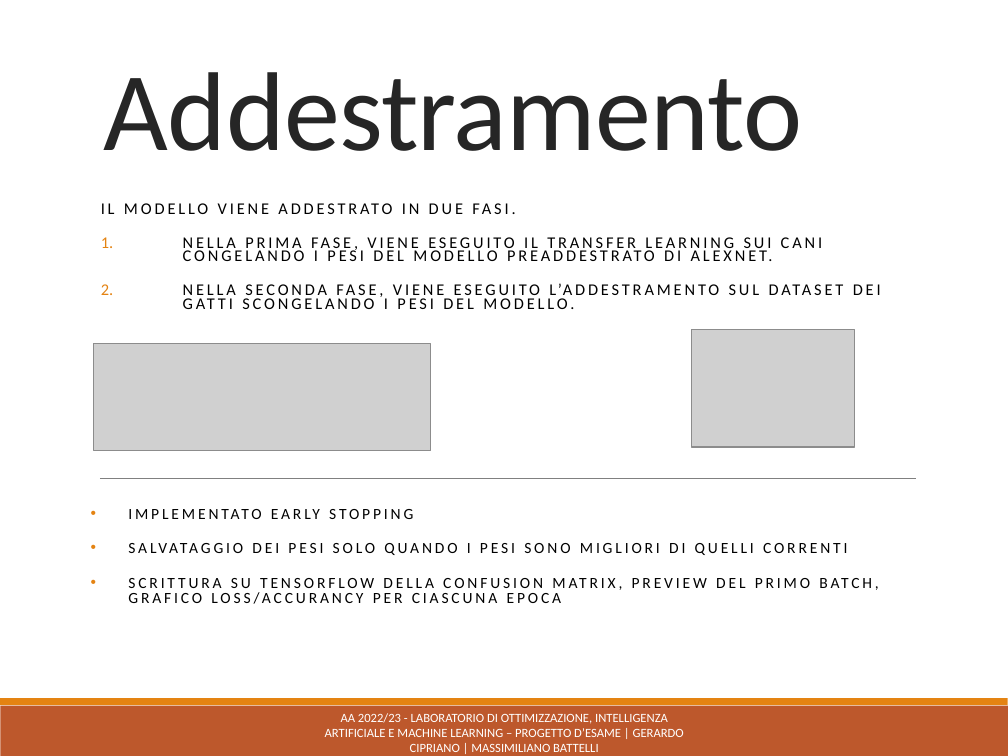
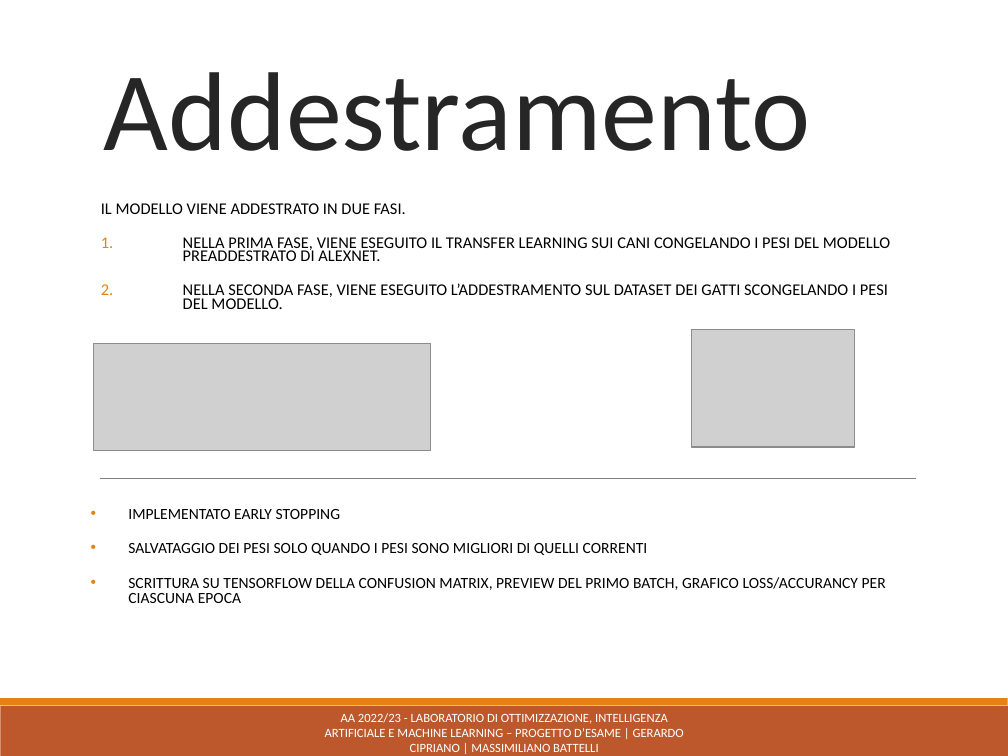
Before and after one commit to gerardocipriano/Cerberus-Dog-Breed-Classification-and-Body-Localization-PyTorch, a slide deck: slide 5 of progetto_cerberus.pptx. Drawn at 1008x756 pixels with LibreOffice and Linux fonts; fonts in the diff are those of the drawing; grey boxes stand for pictures. Boxes give left, top, right and bottom in pixels: in the first picture for what was removed or moved away, otherwise in the second. Text is boxed around its words. In the diff, an @@ line names an element or a change of style, - is before the commit and + after.

```diff
--- a/progetto_cerberus.pptx
+++ b/progetto_cerberus.pptx
@@ title "Addestramento" at [104,72,811,151]: letter spacing -0.5 to 0 pt @@
@@ subtitle "IL MODELLO VIENE ADDESTRATO IN ..." at [101,203,890,309]: letter spacing 2 to 0 pt @@
@@ text "IMPLEMENTATO EARLY STOPPING" at [128,509,886,603]: letter spacing 2 to 0 pt @@
```
Also in this commit, not shown: 12 other slides changed, 2 slides removed.
